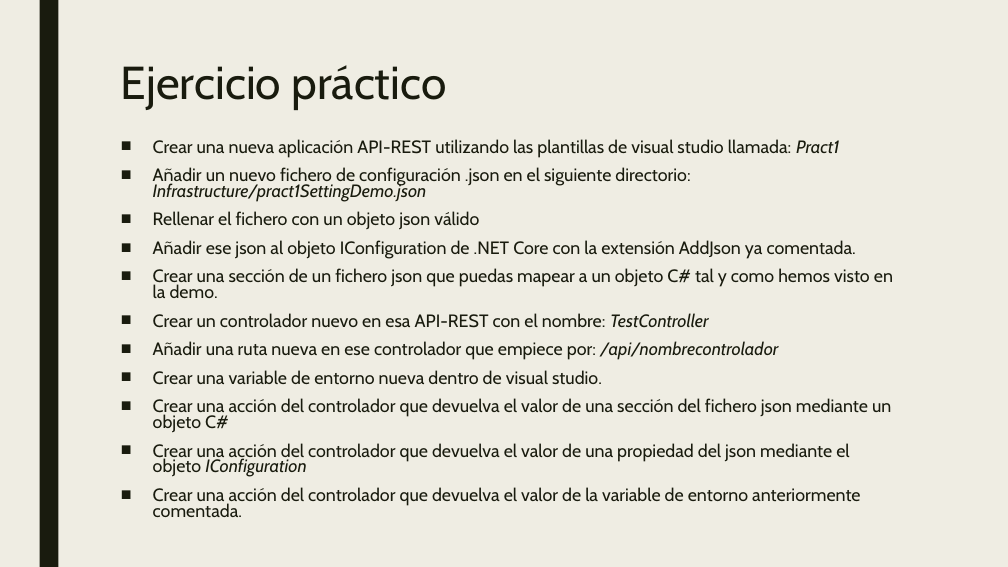
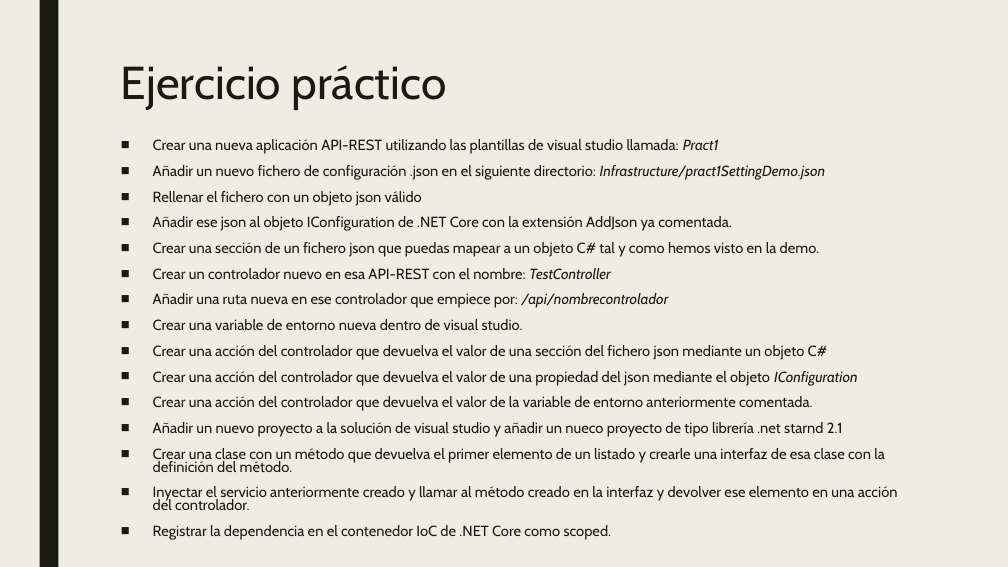
Before and after one commit to dadjh85/Demo1-Curso-.NetCore3.1, a slide deck: slide 17 of doc/Demo1- Curso .NET Core.pptx (slide 15 before the commit). Drawn at 1008x567 pixels with LibreOffice and Linux fonts; fonts in the diff are those of the drawing. Boxes give left, top, right and bottom in pixels: in the first picture for what was removed or moved away, otherwise in the second. Text is boxed around its words. In the diff, an @@ line names an element or a change of style, - is before the commit and + after.

Commit message:
* Added lifetime of IoC .NET Core

```diff
--- a/doc/Demo1- Curso .NET Core.pptx
+++ b/doc/Demo1- Curso .NET Core.pptx
@@ text at <box>153,139,858,411</box>: size 17 to 14 pt in "Crear una nueva aplicación API-REST utilizando las ...", "Añadir un nuevo fichero de configuración .json ...", "Rellenar el fichero con un objeto json ...", "Añadir ese json al objeto IConfiguration de ..." and 7 more places @@
@@ text at <box>153,422,898,540</box>: paragraphs added @@
+■ Añadir un nuevo proyecto a la solución de visual studio y añadir un nueco proyecto de tipo librería .net starnd 2.1
+■ Crear una clase con un método que devuelva el primer elemento de un listado y crearle una interfaz de esa clase con la definición del método.
+■ Inyectar el servicio anteriormente creado y llamar al método creado en la interfaz y devolver ese elemento en una acción del controlador.
+■ Registrar la dependencia en el contenedor IoC de .NET Core como scoped.
```
Also in this commit, not shown: 2 other slides changed, 2 slides added, 7 other files.
